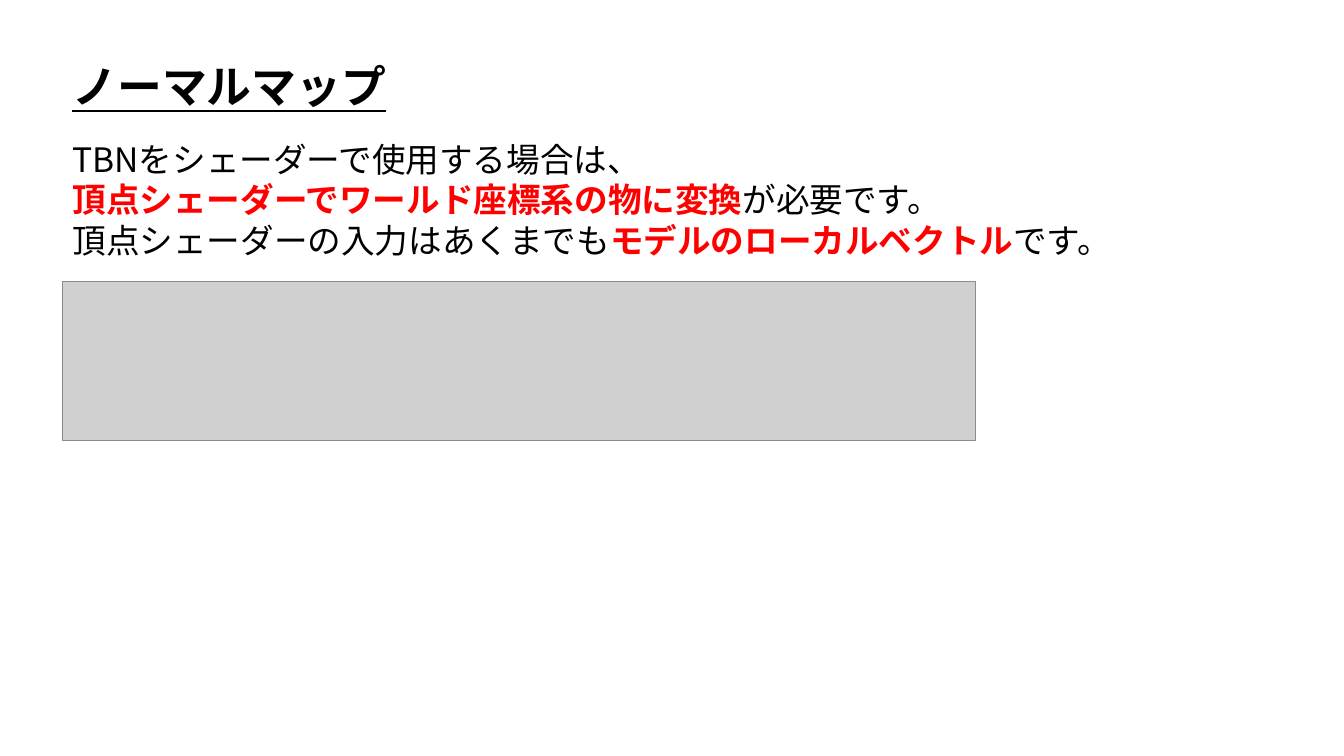
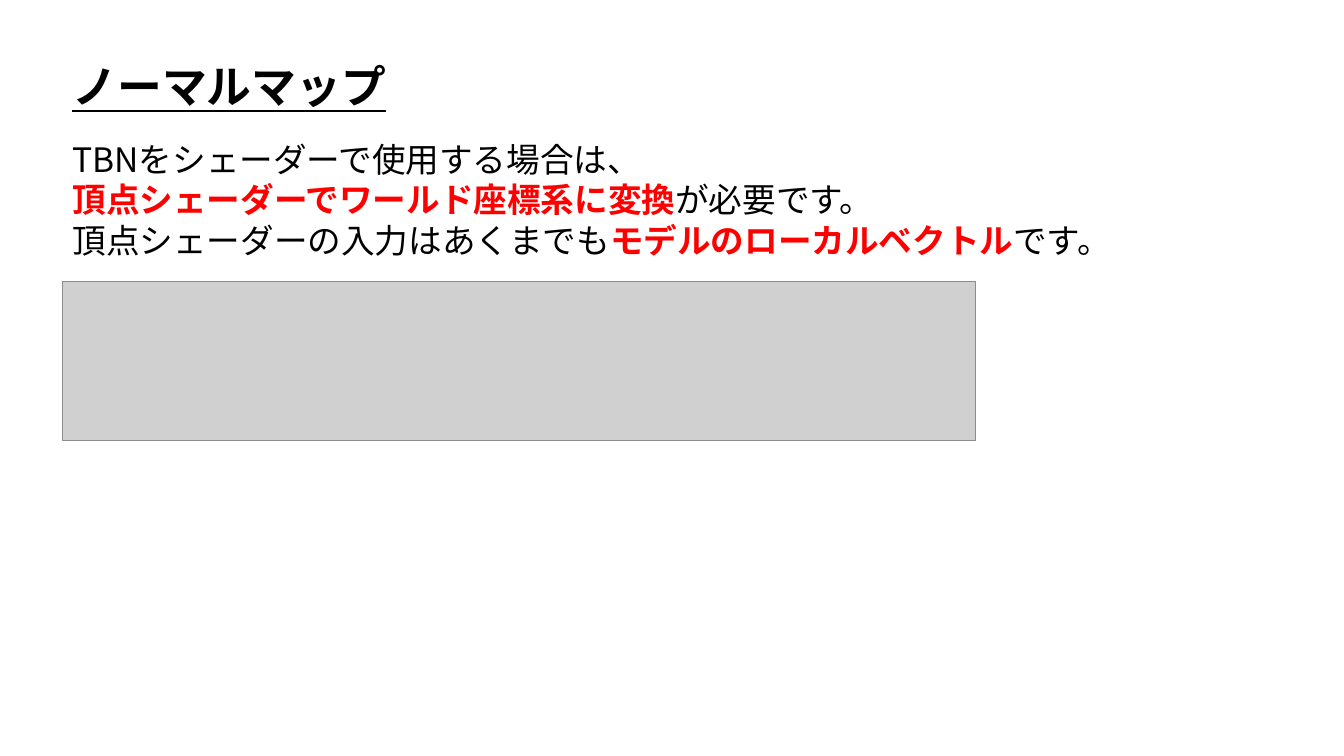
Before and after one commit to ArakiYusuke-Ohara/Textbook, a slide deck: slide 10 of ゲーム科2年/01_後期/ゲームプログラミング応用Ⅰ/05_ノーマルマップ.pptx. Drawn at 1344x756 pixels with LibreOffice and Linux fonts; fonts in the diff are those of the drawing; grey boxes stand for pictures. Boxes give left, top, right and bottom in pixels: in the first picture for what was removed or moved away, otherwise in the second. Text is boxed around its words. In the diff, an @@ line names an element or a change of style, - is before the commit and + after.

Commit message:
スライドを微修正

```diff
--- a/ゲーム科2年/01_後期/ゲームプログラミング応用Ⅰ/05_ノーマルマップ.pptx
+++ b/ゲーム科2年/01_後期/ゲームプログラミング応用Ⅰ/05_ノーマルマップ.pptx
@@ text at [72,183,873,215]: text changed @@
-頂点シェーダーでワールド座標系の物に変換が必要です。
+頂点シェーダーでワールド座標系に変換が必要です。
```
